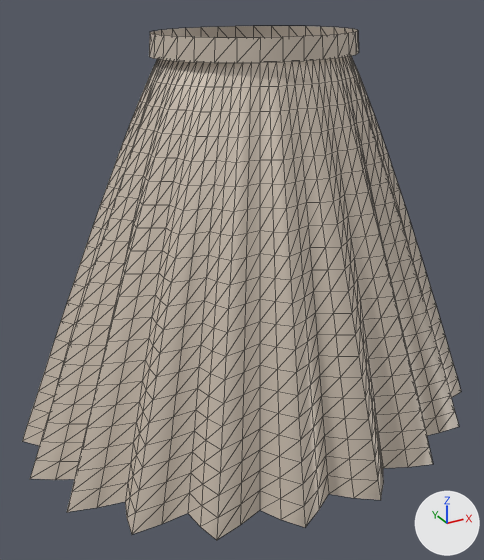
The glTF model frontend/public/garments/skirt-pleated/model.glb, before and after one commit.
Both versions are drawn from a 50 mm lens placed at (-0.675, -1.17, 0.119), pointed at (-0.042, -0.02, -0.457). Every picture has the same lights, and +X, +Y and +Z are marked at lower right. The first picture is the older version. Mesh edges are drawn as thin lines. Where no turn or scale is listed for an object, it has been applied to the vertices.

Objects in the first picture: 'skirt_body', 'waistband'.
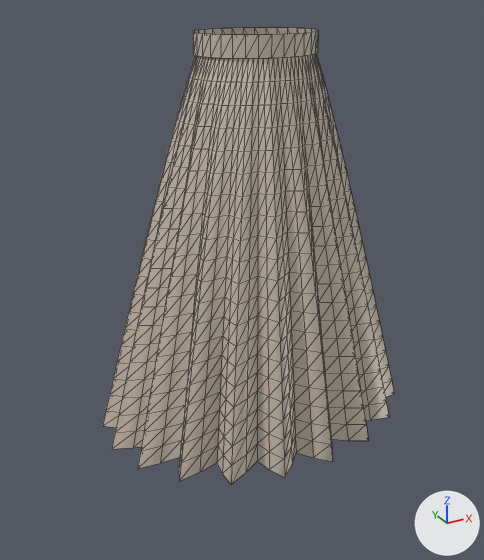
Edits to the bpy script that builds the scene:
```text
Change me_mesh_0:
    used by ob_skirt_body; location = (0.0, 0.0, 0.0)
    remove me_mesh_0.from_pydata(...)  # 1701 vertices, 3200 faces; spans x -0.53..0.53, y -0.417..0.417, z -0.78..0.0
    add me_mesh_0.from_pydata(...)  # 1701 vertices, 3200 faces; spans x -0.358..0.358, y -0.281..0.281, z -0.78..0.0
    me_mesh_0 part 1: 1701 of 1701 vertices moved; they spanned x -0.53..0.53, y -0.417..0.417, z -0.78..0.0 and now span x -0.358..0.358, y -0.281..0.281, z -0.78..0.0; mean shift (0.0, 0.001, 0.0)
Change me_mesh_1:
    used by ob_waistband; location = (0.0, 0.0, 0.0)
    remove me_mesh_1.from_pydata(...)  # 66 vertices, 64 faces; spans x -0.209..0.209, y -0.165..0.165, z 0.0..0.04
    add me_mesh_1.from_pydata(...)  # 66 vertices, 64 faces; spans x -0.126..0.126, y -0.099..0.099, z 0.0..0.04
    me_mesh_1 part 2: the whole mesh is scaled about its middle by (0.602, 0.602, 1)
```

Changed parts and their boxes (x1, y1, x2, y2) in the pictures (484 x 560 px):
'skirt_body', reshaped (34% narrower, 11% shorter)
    before: (22, 56, 461, 540)
    after: (103, 54, 394, 484)
'waistband', rescaled (40% narrower, 16% shorter)
    before: (149, 26, 359, 63)
    after: (193, 28, 318, 59)
